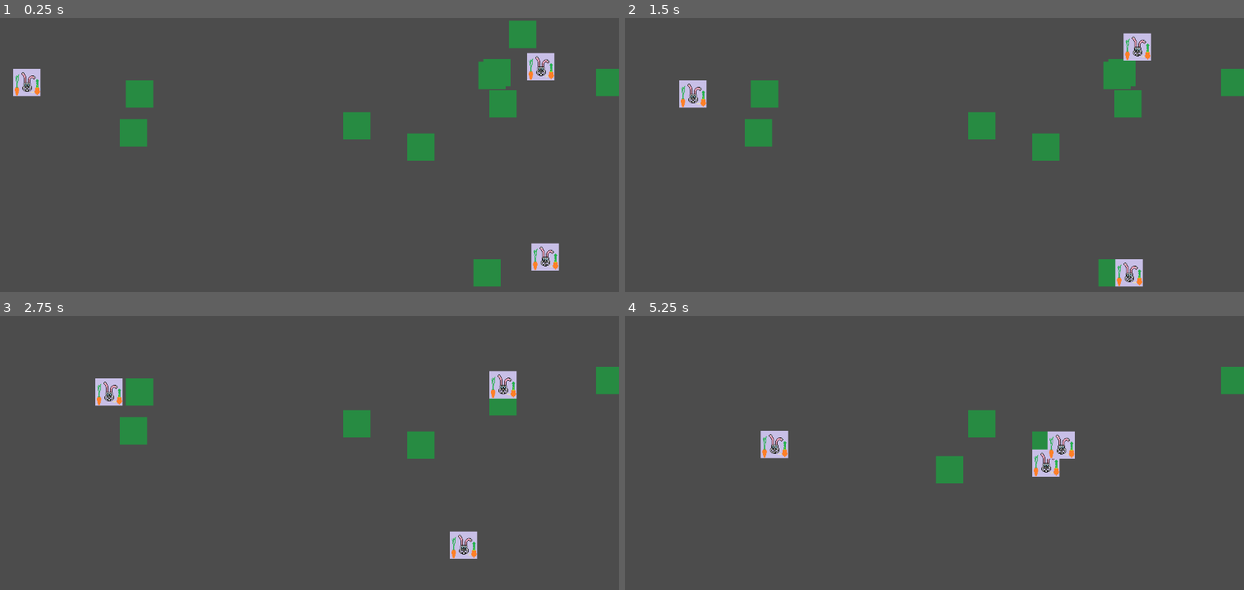
Above: before the commit, frames 1-4 (two rows, left to right).
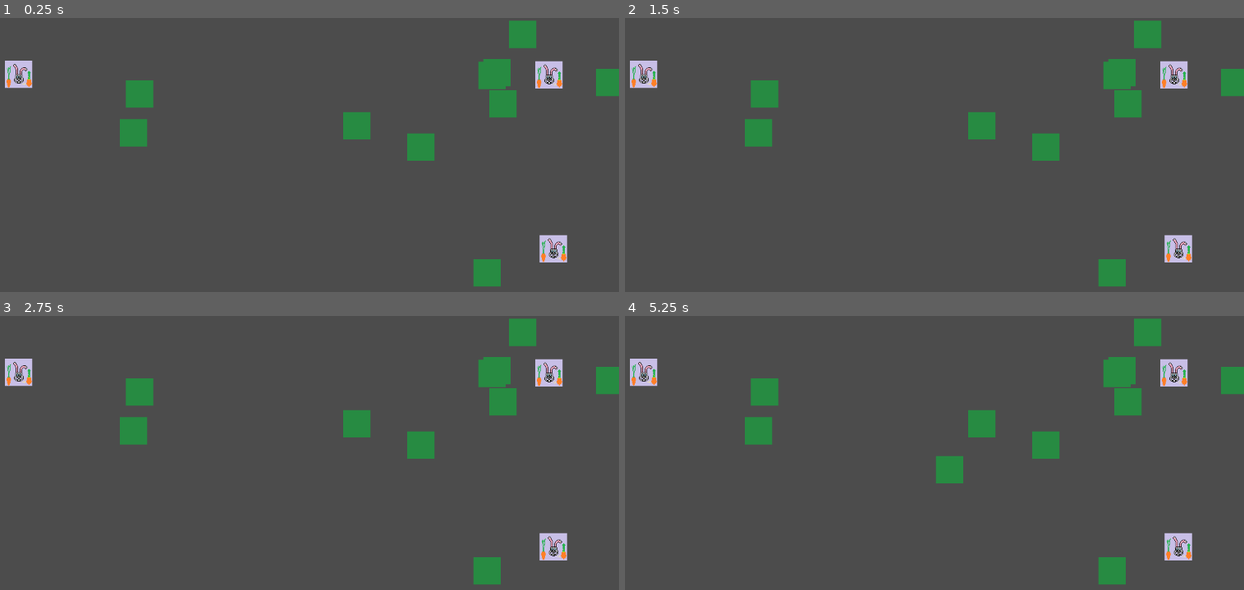
Above: after the commit, the same moments.

Repository: Unrimah/petri_cup
Game: Godot game, scene res://Node2D.tscn
Same seed, same stepped clock (60 frames per second), same inputs: the game is played once before the commit and once after it.
Inputs:
- Up to frame 1 (0.25 s): no input
- Up to frame 2 (1.5 s): no input
- Up to frame 3 (2.75 s): no input
- Up to frame 4 (5.25 s): no input

The runs differ from the first frame. In frame 1, 1.9% of the frame differs, in the area x 0-92%, y 12-93%; in frame 2, 3.0%; in frame 3, 3.9%; in frame 4, 5.3%, in the area x 0-92%, y 0-98%.

Commit message:
Я НАПИСАЛЬ!!!!!!

Diff:
--- a/RabbitBody2D.gd
+++ b/RabbitBody2D.gd
@@ -6,8 +6,9 @@
 
 enum ACT {
 	DIE,
-	MOVE,
-	EAT
+	WALK,
+	EAT,
+	SEARCH_GRASS
 }
 
 var health
@@ -20,18 +21,18 @@
 # Called every frame. 'delta' is the elapsed time since the previous frame.
 func _process(delta):
 	match select_action():
-		ACT.MOVE:
-			rabbit_move()
+		ACT.WALK:
+			rabbit_walk()
 		ACT.EAT:
-			pass
+			rabbit_satiety()
 		ACT.DIE:
 			rabbit_die()
 
 func select_action():
-	return ACT.MOVE
+	return ACT.SEARCH_GRASS
 #	return ACT.DIE
 
-func rabbit_move():
+func rabbit_search_grass():
 	var grass_list = get_tree().get_nodes_in_group("grass")
 	var distance = SEARCH_RANGE
 	var direction
@@ -57,6 +58,11 @@
 		rabbit_eat(TARGET)
 	else:
 		global_translate(direction)
+func rabbit_walk():
+	var self_position = self.position
+	self.position.x += 1
+	self.position.y += 1
+	return self_position
 
 func rabbit_eat(food):
 	food.free()
@@ -66,3 +72,11 @@
 
 func rabbit_die():
 	pass
+func rabbit_satiety():# The function is responsible for the fullness of the rabbit
+	var satiety = MAX_HEALTH
+	while satiety <= MAX_HEALTH:
+		satiety -= 1
+		if satiety < (MAX_HEALTH / 2):
+			rabbit_search_grass()
+		else:
+			rabbit_walk()
Not shown: 1 places in GrassBody2D.tscn that only renumber resources
